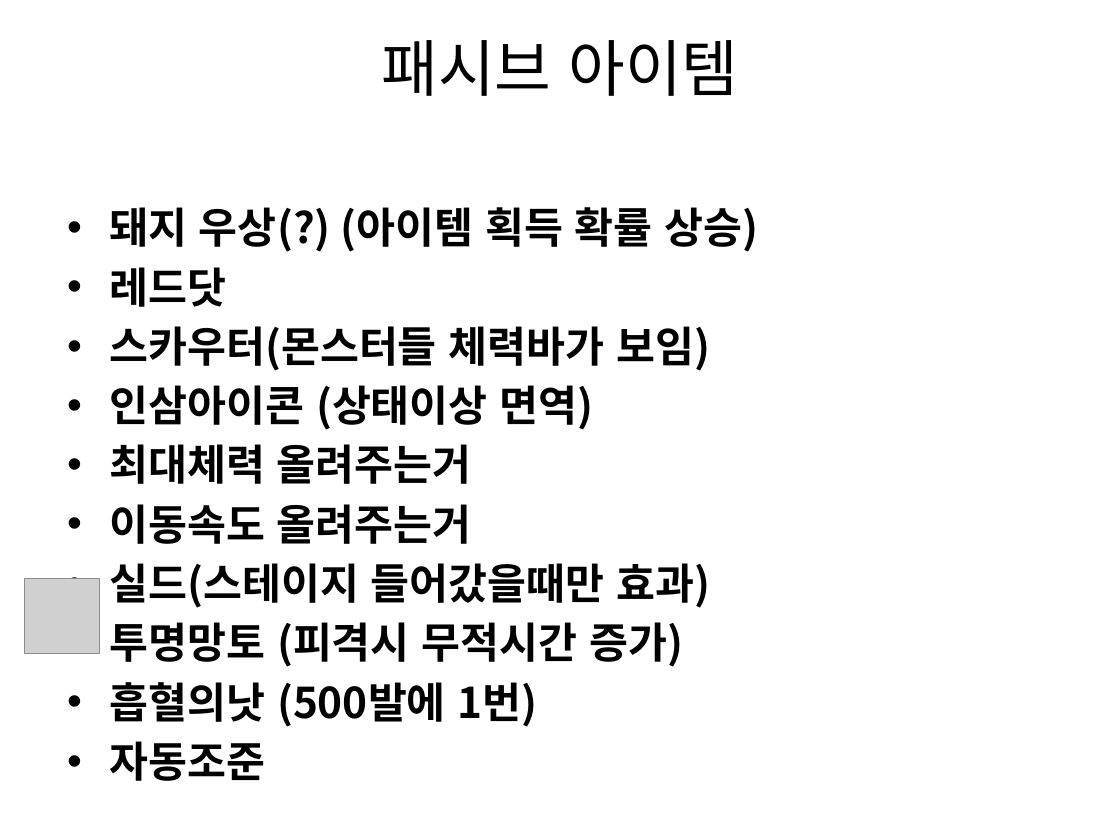
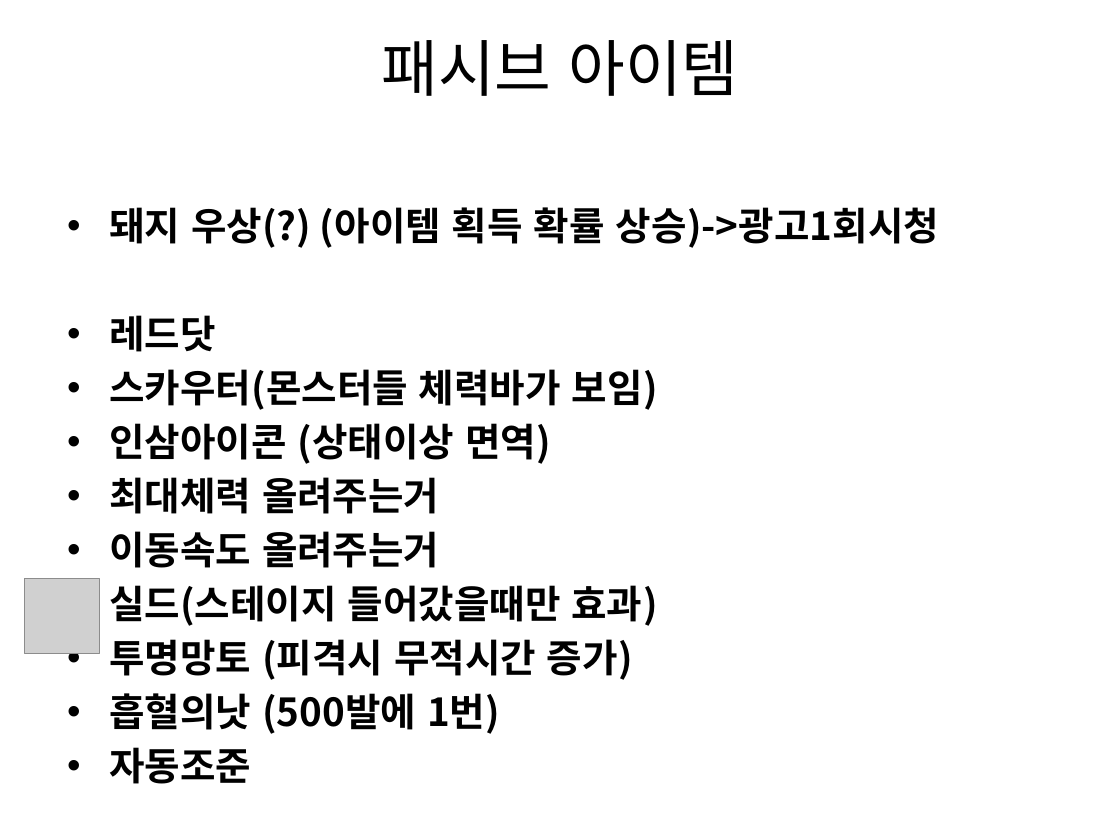
Before and after one commit to gkdlgndpdu/EscapeJail, a slide deck: slide 50 of EscapeJail/Assets/기획/스테이지1기획.pptx. Drawn at 1120x840 pixels with LibreOffice and Linux fonts; fonts in the diff are those of the drawing; grey boxes stand for pictures. Boxes give left, top, right and bottom in pixels: in the first picture for what was removed or moved away, otherwise in the second. Text is boxed around its words. In the diff, an @@ line names an element or a change of style, - is before the commit and + after.

Commit message:
이동

```diff
--- a/EscapeJail/Assets/기획/스테이지1기획.pptx
+++ b/EscapeJail/Assets/기획/스테이지1기획.pptx
@@ text at (109,207,939,248): text changed; size 27.2 to 24.8 pt @@
-• 돼지 우상(?) (아이템 획득 확률 상승)
+• 돼지 우상(?) (아이템 획득 확률 상승)->광고1회시청
@@ text at (109,315,658,734): size 27.2 to 24.8 pt in "레드닷", "스카우터(몬스터들 체력바가 보임)", "인삼아이콘 (상태이상 면역)", "최대체력 올려주는거" and 5 more places @@
```
Also in this commit, not shown: 2 other slides changed, 2 slides added, 55 other files.
